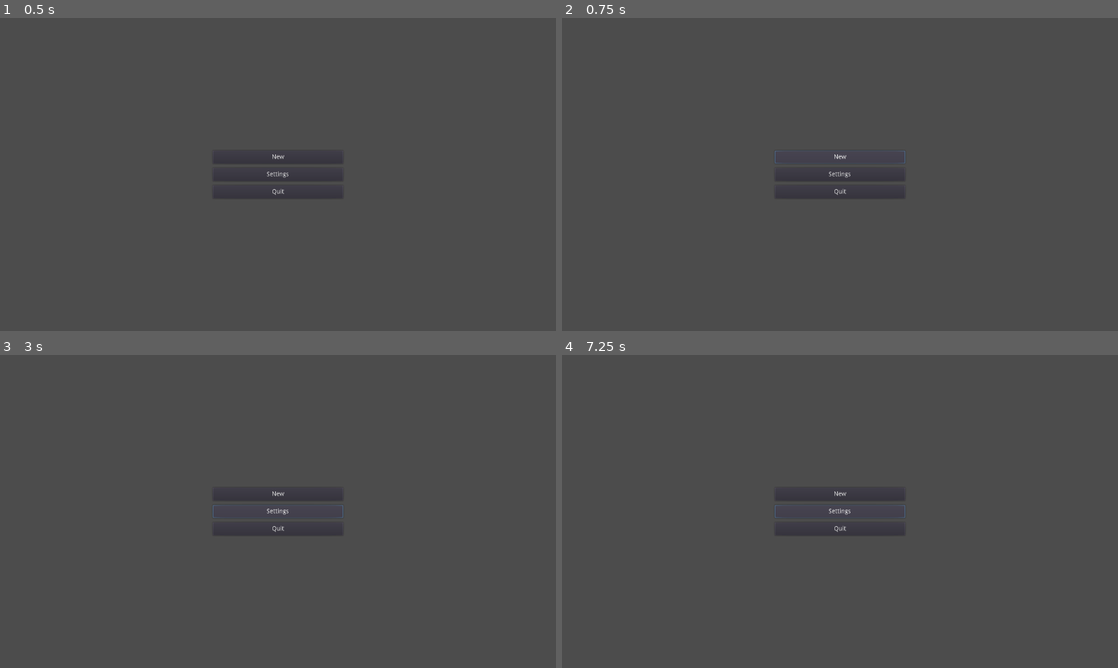
Above: before the commit, frames 1-4 (two rows, left to right).
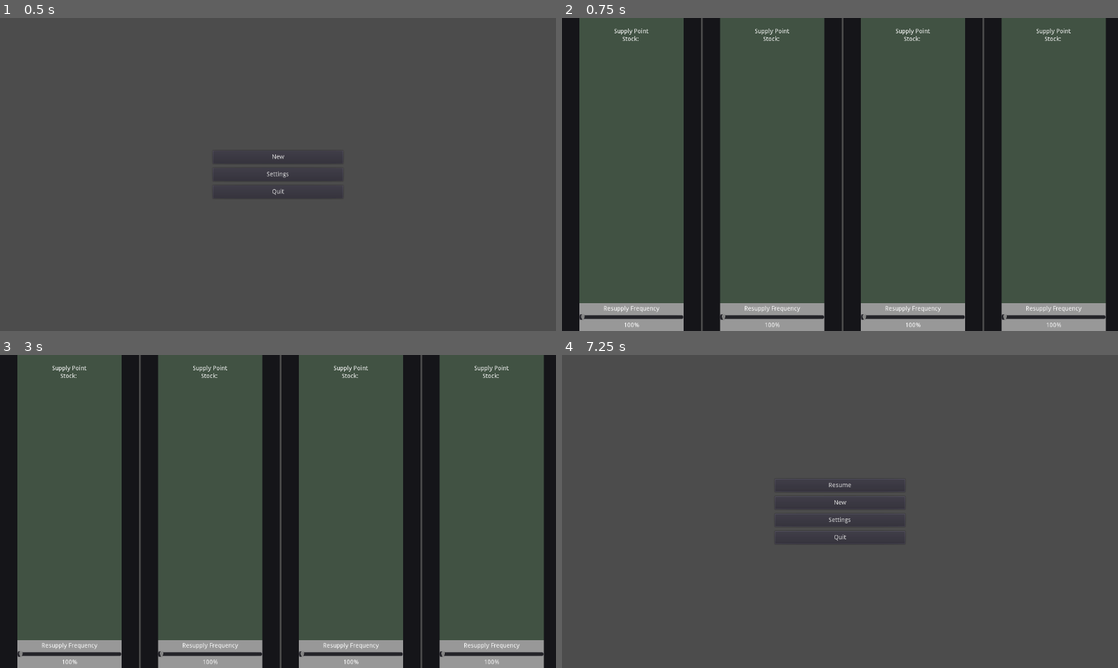
Above: after the commit, the same moments.

Repository: kevinlights/supply-chain
Game: Godot game, scene res://gui/menu.tscn
Same seed, same stepped clock (60 frames per second), same inputs: the game is played once before the commit and once after it.
Inputs (mouse positions are in pixels of both pictures, inside the frame that each line leads up to):
- Up to frame 1 (0.5 s): no input
- Up to frame 2 (0.75 s): click "New" at 0.5 s
- Up to frame 3 (3 s): click (278, 492) at 1.25 s, where only the run before the commit has a clickable "New"; click (278, 492) at 2 s, where only the run before the commit has a clickable "New"; click (278, 511) at 2.75 s, where only the run before the commit has a clickable "Settings"
- Up to frame 4 (7.25 s): tap Escape at 7.15 s

Frame 1 is identical in both runs. In frame 2, 32% of the frame differs, in the area x 0-100%, y 0-100%; in frame 3, 32%; in frame 4, 0.4%.

Commit message:
Implemented menu functionality * Hooked up new game button to instantiate game * Added resume button to allow existing game instance to be resumed * Added Escape as a shortcut for pausing/displaying the menu when in-game

Diff:
--- a/gui/Game.gd
+++ b/gui/Game.gd
@@ -1,6 +1,8 @@
 extends HBoxContainer
 
 var supply_point_scene = preload("res://game_entities/SupplyPoint.tscn")
+
+var menu_node : CenterContainer
 
 # Simulation requires a manufacturer, a warehouse, and a consumer which are
 # defined as supply points
@@ -9,6 +11,14 @@
 # Counter ensures a certain amount of time passes before checking to see if
 # SupplyPoints will try to restock
 var counter:= 0.0
+
+func _input(event: InputEvent) -> void:
+	if event is InputEventKey && event.scancode == KEY_ESCAPE:
+		if is_instance_valid(menu_node):
+			menu_node.show_menu()
+		else:
+			printerr("Unable to show menu")
+			get_tree().quit()
 
 # Called when the node enters the scene tree for the first time.
 func _ready():
--- a/gui/menu.gd
+++ b/gui/menu.gd
@@ -1,25 +1,53 @@
 extends CenterContainer
+
+var game_scene = preload("res://gui/Game.tscn")
 
 var new_button : Button
 var settings_button : Button
 var quit_button : Button
+var resume_button : Button
+var game_node : HBoxContainer
 
 # Called when the node enters the scene tree for the first time.
 func _ready():
+	resume_button = get_node("VBoxContainer/Resume")
 	new_button = get_node("VBoxContainer/New")
 	settings_button = get_node("VBoxContainer/Settings")
 	quit_button = get_node("VBoxContainer/Quit")
 
 	if new_button.connect("pressed", self, "new_game") != OK:
 		printerr("Error while connecting signal to new game button")
+	if resume_button.connect("pressed", self, "resume_game") != OK:
+		printerr("Error while connecting signal to new game button")
 	if settings_button.connect("pressed", self, "show_settings") != OK:
 		printerr("Error while connecting signal to settings button")
 	if quit_button.connect("pressed", self, "quit_game") != OK:
 		printerr("Error while connecting signal to quit game button")
 
+func show_menu():
+	self.visible = true
+	self.set_process(true)
+
+	resume_button.visible = true
+	game_node.visible = false
+	game_node.set_process(false)
+
+func hide_menu():
+	self.visible = false
+	self.set_process(false)
+
+func resume_game():
+	hide_menu()
+	game_node.visible = true
+	game_node.set_process(true)
 
 func new_game():
-	print("New game stub")
+	if is_instance_valid(game_node):
+		game_node.queue_free()
+	game_node = game_scene.instance()
+	game_node.menu_node = self
+	get_parent().add_child(game_node)
+	hide_menu()
 
 func show_settings():
 	print("Show settings stub")
--- a/gui/menu.tscn
+++ b/gui/menu.tscn
@@ -21,6 +21,13 @@
 custom_constants/separation = 10
 alignment = 1
 
+[node name="Resume" type="Button" parent="VBoxContainer"]
+visible = false
+margin_right = 300.0
+margin_bottom = 30.0
+rect_min_size = Vector2( 0, 30 )
+text = "Resume"
+
 [node name="New" type="Button" parent="VBoxContainer"]
 margin_right = 300.0
 margin_bottom = 30.0
